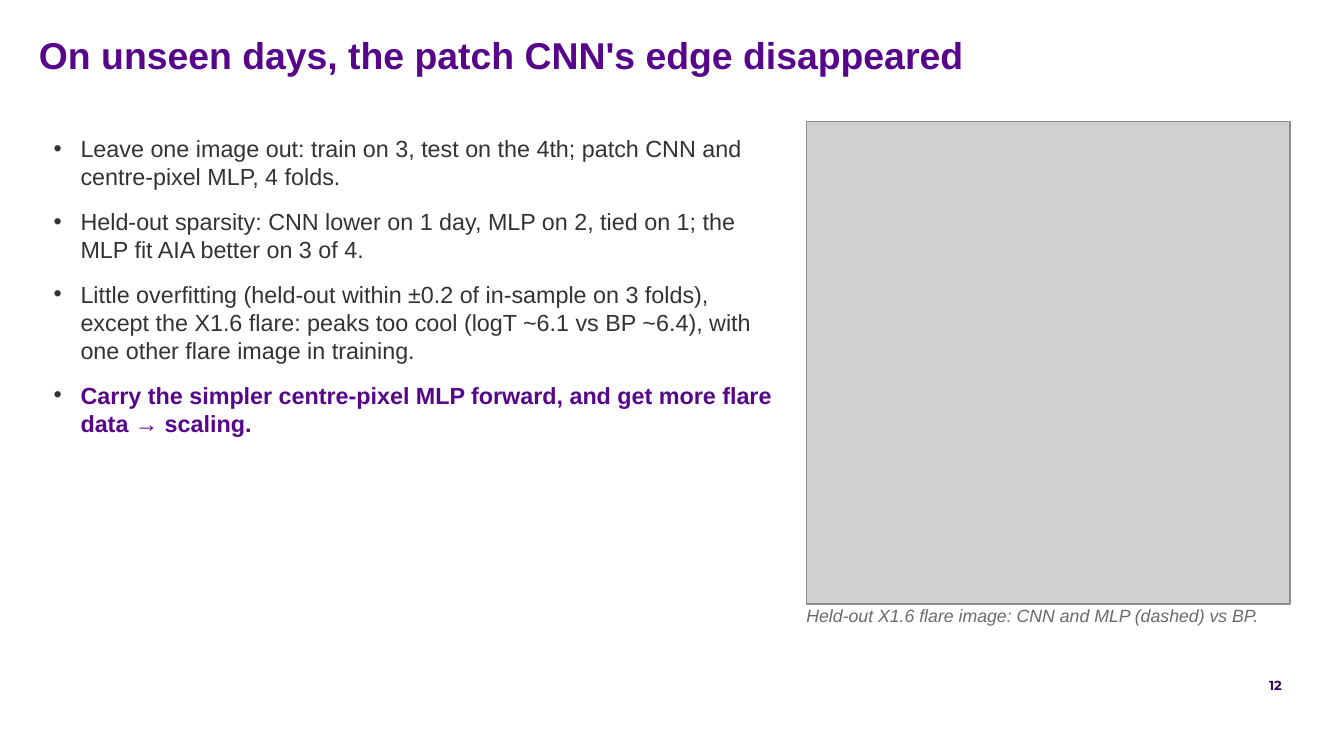
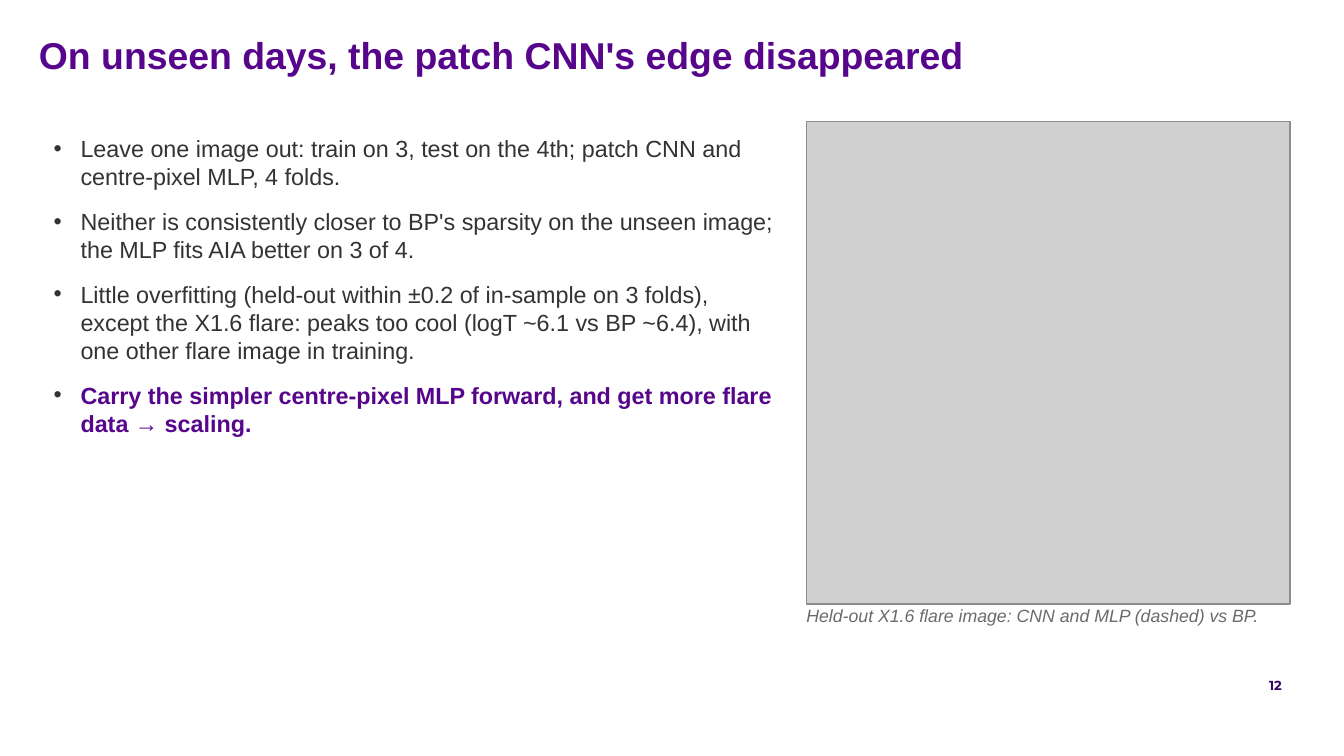
Before and after one commit to FruitPnchSamuraiG/solar-dem-inversion, a slide deck: slide 12 of slides/DEM_deck_v2.pptx. Drawn at 1344x756 pixels with LibreOffice and Linux fonts; fonts in the diff are those of the drawing; grey boxes stand for pictures; background and template pictures are left out. Boxes give left, top, right and bottom in pixels: in the first picture for what was removed or moved away, otherwise in the second. Text is boxed around its words. In the diff, an @@ line names an element or a change of style, - is before the commit and + after.

```diff
--- a/slides/DEM_deck_v2.pptx
+++ b/slides/DEM_deck_v2.pptx
@@ text at [81, 213, 773, 259]: text changed @@
-• Held-out sparsity: CNN lower on 1 day, MLP on 2, tied on 1; the MLP fit AIA better on 3 of 4.
+• Neither is consistently closer to BP's sparsity on the unseen image; the MLP fits AIA better on 3 of 4.
```
Also in this commit, not shown: 1 other slide changed, 2 other files.
